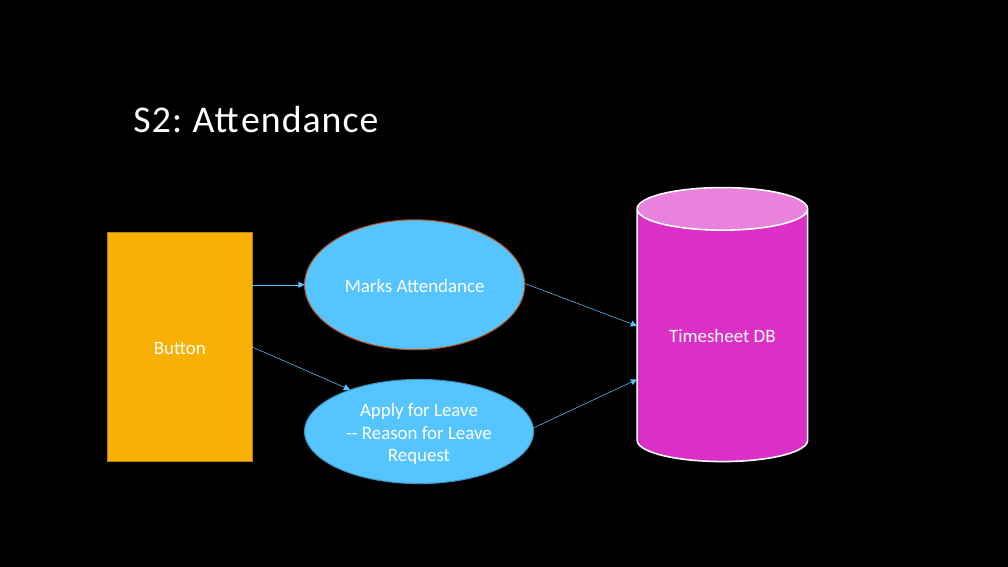
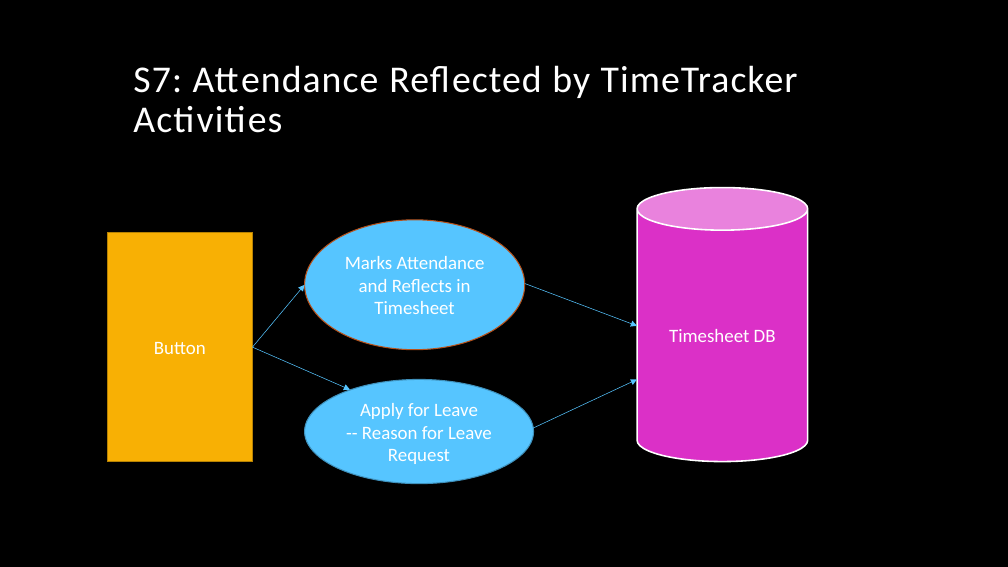
Before and after one commit to arnyboy101/InsemiTimeSheet, a slide deck: slide 7 of SubRoutine Diagrams/Time Tracker.pptx (slide 3 before the commit). Drawn at 1008x567 pixels with LibreOffice and Linux fonts; fonts in the diff are those of the drawing; background and template pictures are left out. Boxes give left, top, right and bottom in pixels: in the first picture for what was removed or moved away, otherwise in the second. Text is boxed around its words. In the diff, an @@ line names an element or a change of style, - is before the commit and + after.

```diff
--- a/SubRoutine Diagrams/Time Tracker.pptx
+++ b/SubRoutine Diagrams/Time Tracker.pptx
@@ title at box(133, 65, 798, 133): text changed @@
-S2: Attendance
+S7: Attendance Reflected by TimeTracker Activities
@@ text in ellipse at box(345, 256, 485, 314): text changed @@
-Marks Attendance
+Marks Attendance and Reflects in Timesheet
@@ arrow moved from (253, 285) - (305, 285) to (253, 347) - (305, 285) @@
```
Also in this commit, not shown: 5 other slides changed.
